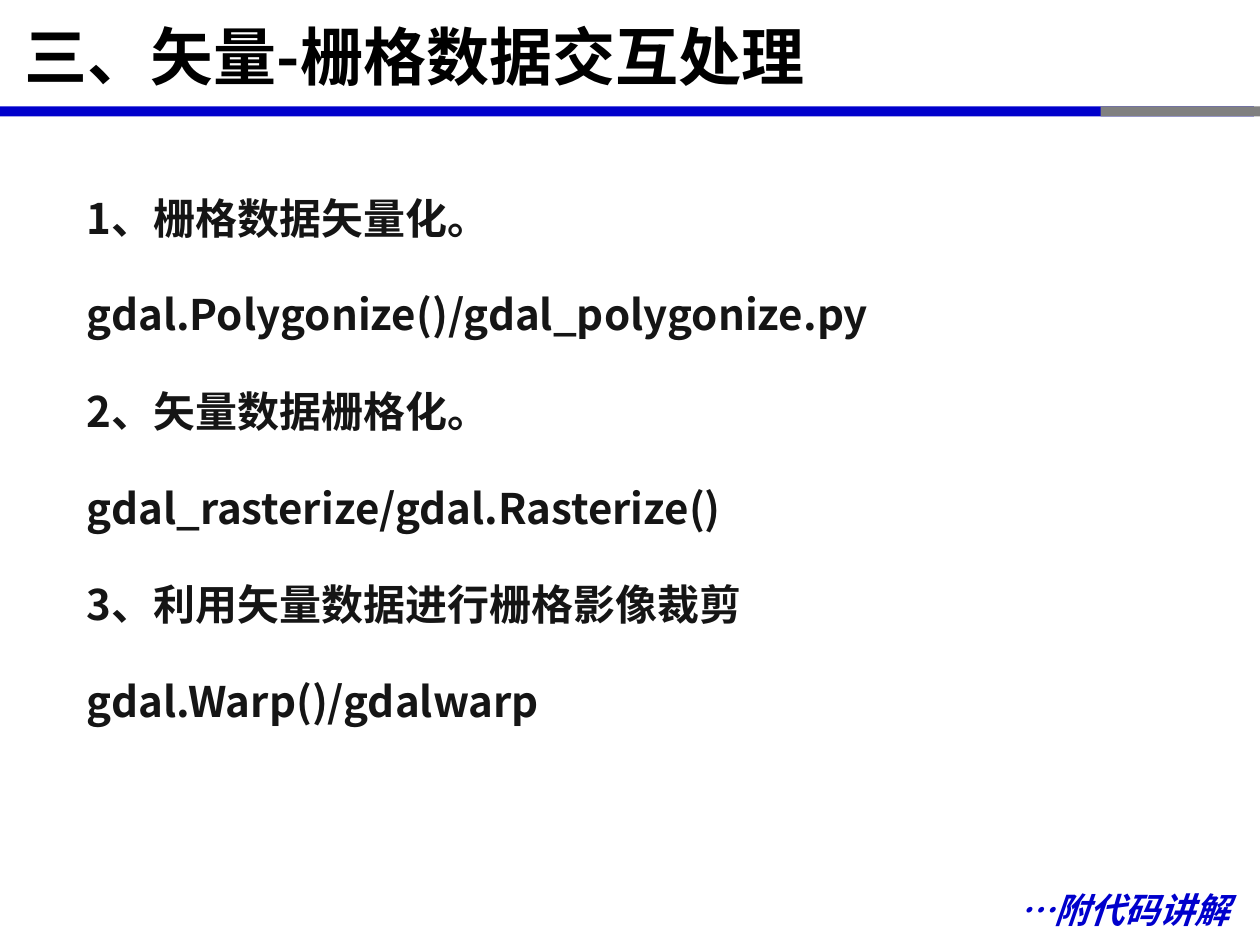
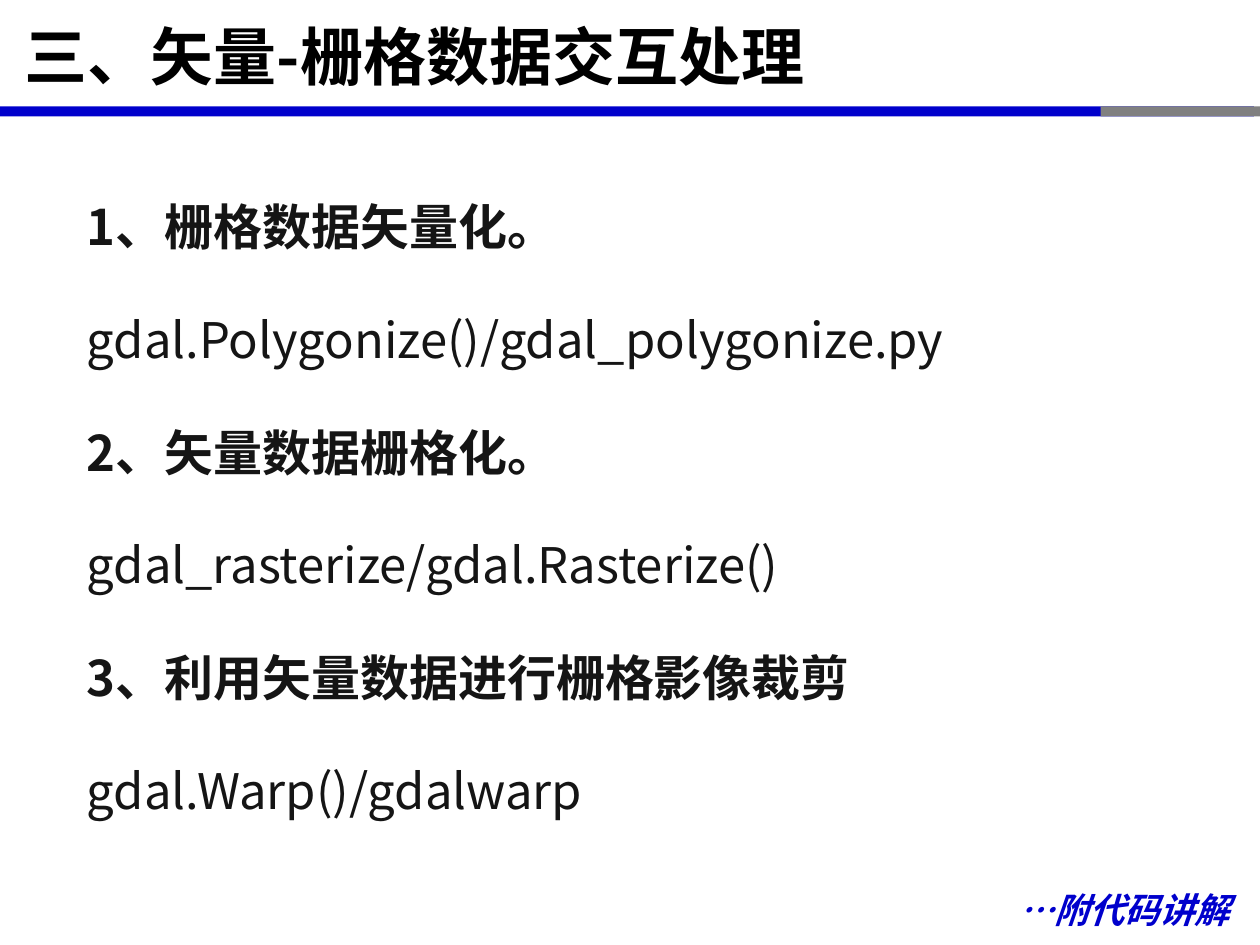
Before and after one commit to xinluo2018/open-source-gis-course, a slide deck: slide 15 of 第5章-GDAL开源库及栅格数据处理-8课时/第五章-栅格数据处理.pptx (slide 11 before the commit). Drawn at 1260x945 pixels with LibreOffice and Linux fonts; fonts in the diff are those of the drawing. Boxes give left, top, right and bottom in pixels: in the first picture for what was removed or moved away, otherwise in the second. Text is boxed around its words. In the diff, an @@ line names an element or a change of style, - is before the commit and + after.

```diff
--- a/第5章-GDAL开源库及栅格数据处理-8课时/第五章-栅格数据处理.pptx
+++ b/第5章-GDAL开源库及栅格数据处理-8课时/第五章-栅格数据处理.pptx
@@ text "1、栅格数据矢量化。" at [87, 203, 944, 821]: size 24 to 28 pt; bold off in "gdal.Polygonize()/gdal_polygonize.py", "gdal_rasterize/gdal.Rasterize()", "gdal.Warp()/gdalwarp"; more space between paragraphs @@
```
Also in this commit, not shown: 8 other slides changed, 4 slides added, 31 other files.
